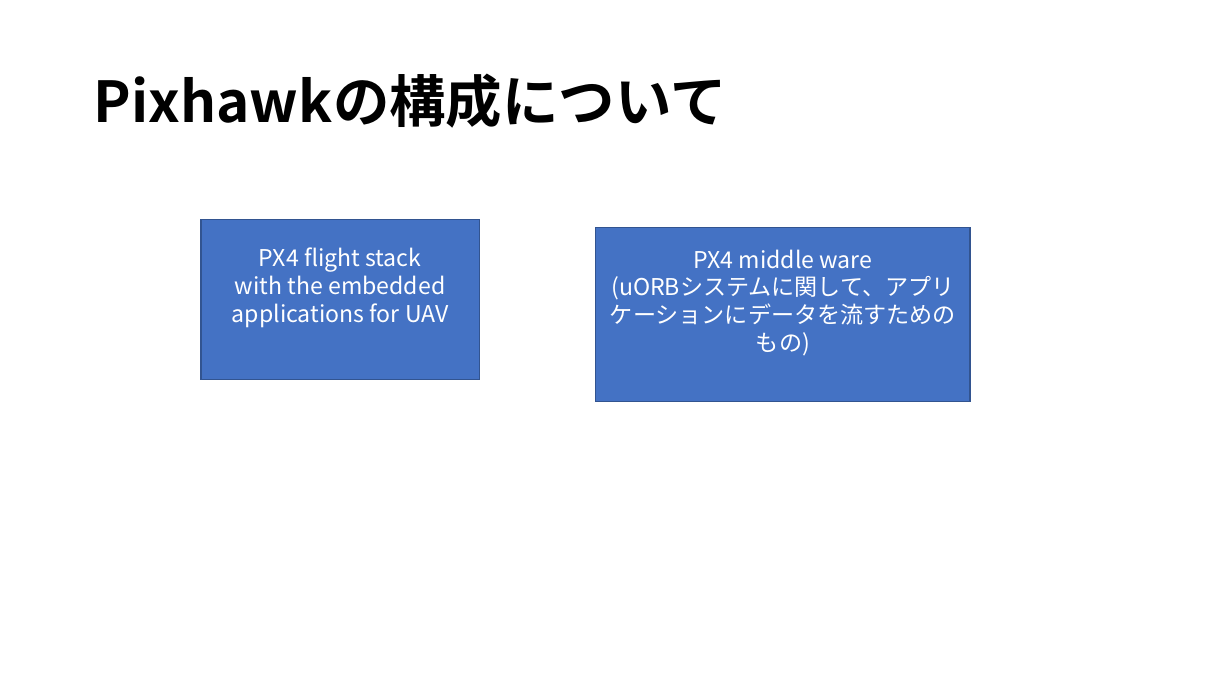
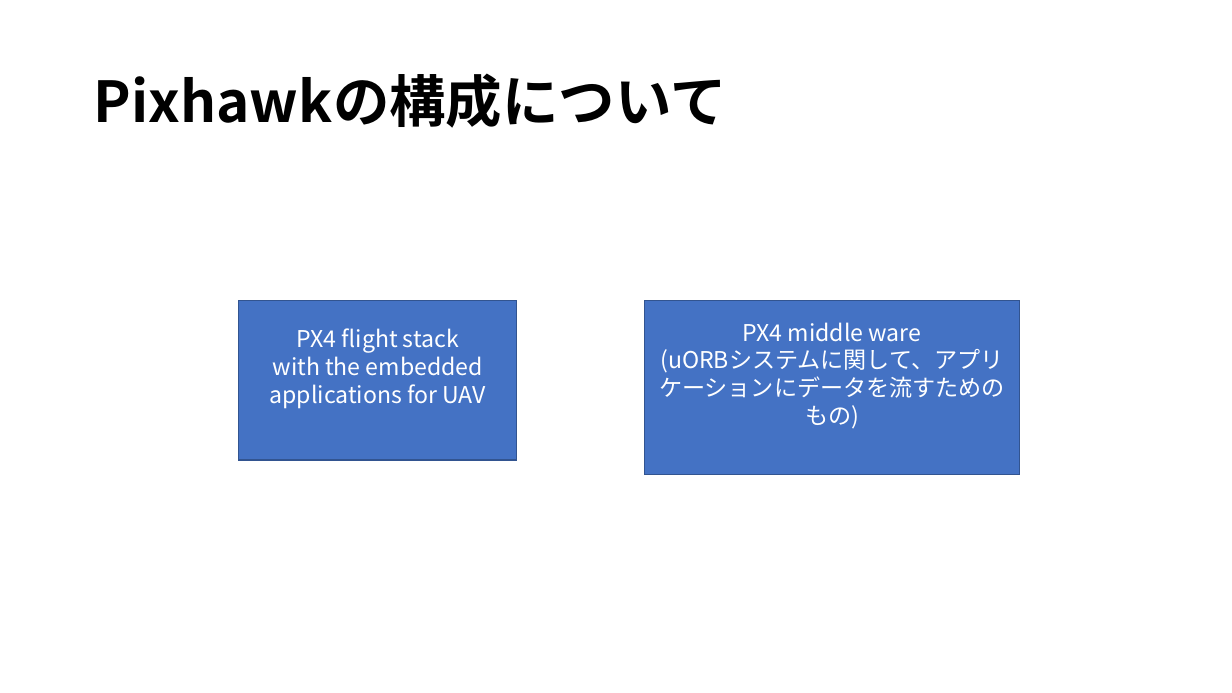
Before and after one commit to yamada4649/tibakoudai_2023, a slide deck: slide 4 of 週報/Pixhawkの知識深堀集.pptx. Drawn at 1232x693 pixels with LibreOffice and Linux fonts; fonts in the diff are those of the drawing. Boxes give left, top, right and bottom in pixels: in the first picture for what was removed or moved away, otherwise in the second. Text is boxed around its words. In the diff, an @@ line names an element or a change of style, - is before the commit and + after.

```diff
--- a/週報/Pixhawkの知識深堀集.pptx
+++ b/週報/Pixhawkの知識深堀集.pptx
@@ rectangle "PX4 flight stack": place and size @@
-rectangle "PX4 flight stack" at box(201, 220, 480, 380)
+rectangle "PX4 flight stack" at box(238, 300, 517, 460)
@@ rectangle "PX4 middle ware": place and size @@
-rectangle "PX4 middle ware" at box(596, 227, 970, 402)
+rectangle "PX4 middle ware" at box(645, 300, 1019, 475)
```
Also in this commit, not shown: 1 other slide changed, 2 slides added, 39 other files.
